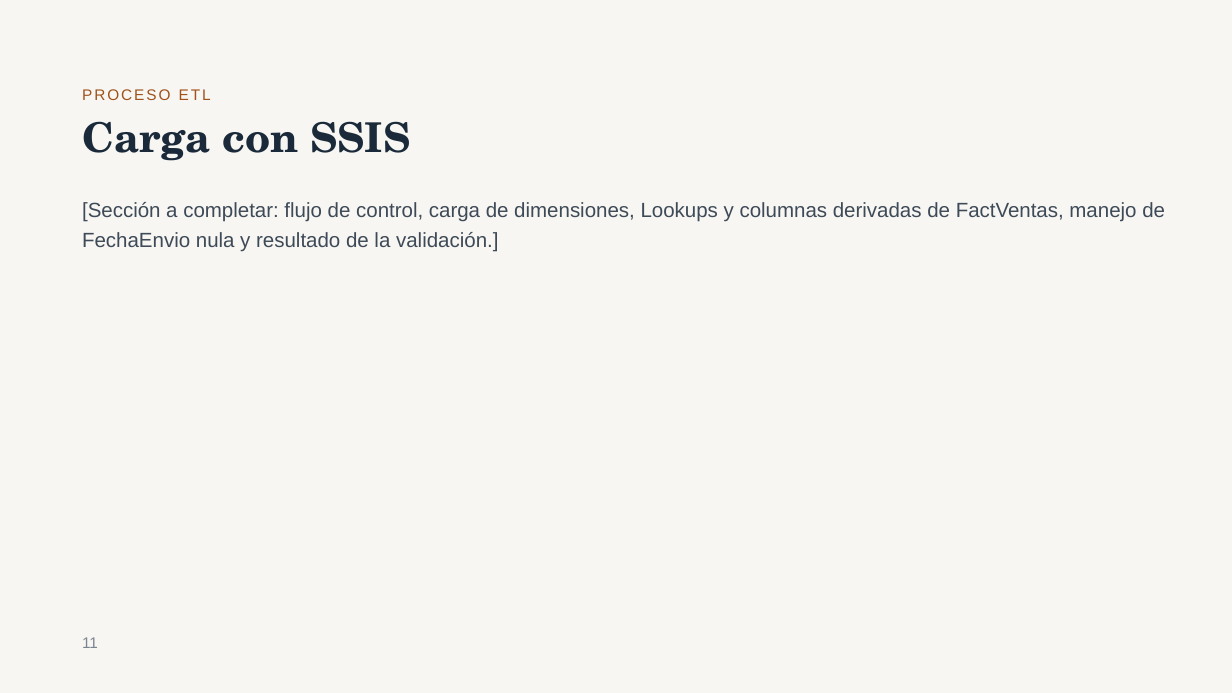
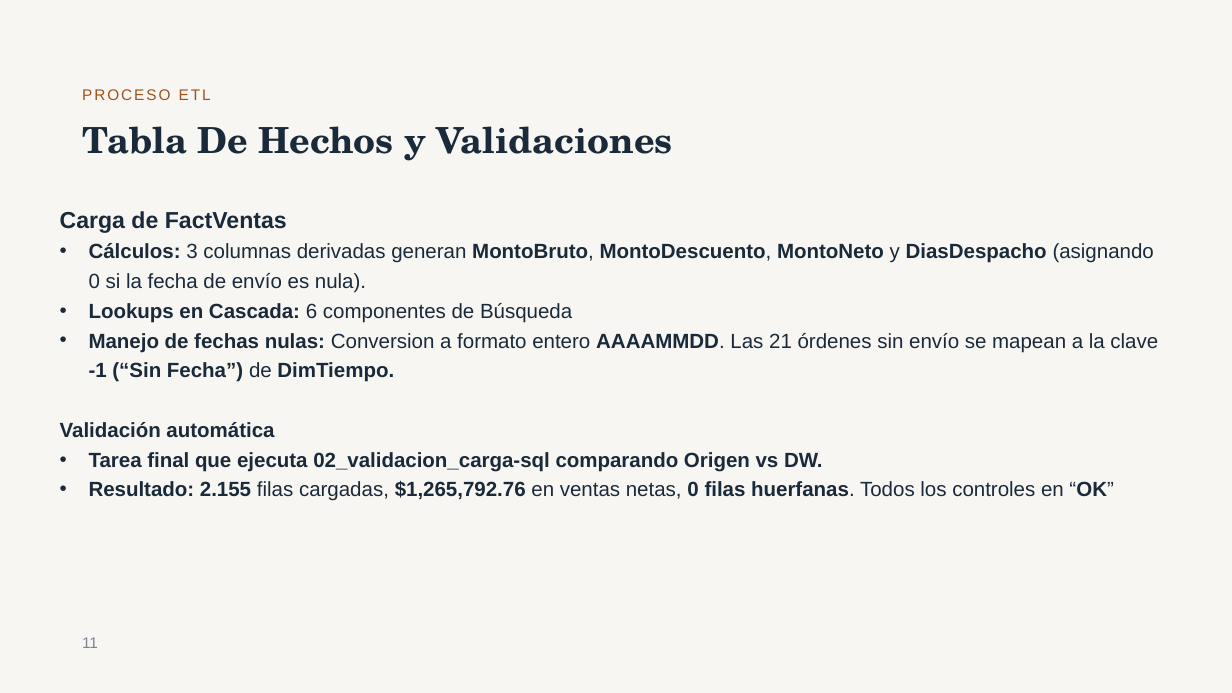
Before and after one commit to MaxiBonoUSM/Inteligencia_de_Negocios_Grupo12, a slide deck: slide 12 of docs/presentacion/Kent Foods – Fase 1.pptx (slide 11 before the commit). Drawn at 1232x693 pixels with LibreOffice and Linux fonts; fonts in the diff are those of the drawing. Boxes give left, top, right and bottom in pixels: in the first picture for what was removed or moved away, otherwise in the second. Text is boxed around its words. In the diff, an @@ line names an element or a change of style, - is before the commit and + after.

Commit message:
docs(Presentacion, informe) y feat(etl): actualizacion de Presentacion e informe con parte de proceso ETL, agreado como proceso final de ETL validacion automatica con script sql

```diff
--- a/docs/presentacion/Kent Foods – Fase 1.pptx
+++ b/docs/presentacion/Kent Foods – Fase 1.pptx
@@ title at (x1=82, y1=126, x2=672, y2=161): text changed; size 32 to 28 pt @@
-Carga con SSIS
+Tabla De Hechos y Validaciones
@@ text at (x1=60, y1=211, x2=1158, y2=501): text changed; text colour #3E4A57 to #1B2A3A; bold on @@
-[Sección a completar: flujo de control, carga de dimensiones, Lookups y columnas derivadas de FactVentas, manejo de FechaEnvio nula y resultado de la validación.]
+Carga de FactVentas
+• Cálculos: 3 columnas derivadas generan MontoBruto, MontoDescuento, MontoNeto y DiasDespacho (asignando 0 si la fecha de envío es nula).
+• Lookups en Cascada: 6 componentes de Búsqueda
+• Manejo de fechas nulas: Conversion a formato entero AAAAMMDD. Las 21 órdenes sin envío se mapean a la clave -1 (“Sin Fecha”) de DimTiempo.
+Validación automática
+• Tarea final que ejecuta 02_validacion_carga-sql comparando Origen vs DW.
+• Resultado: 2.155 filas cargadas, $1,265,792.76 en ventas netas, 0 filas huerfanas. Todos los controles en “OK”
```
Also in this commit, not shown: 1 slide added, 2 other files.
